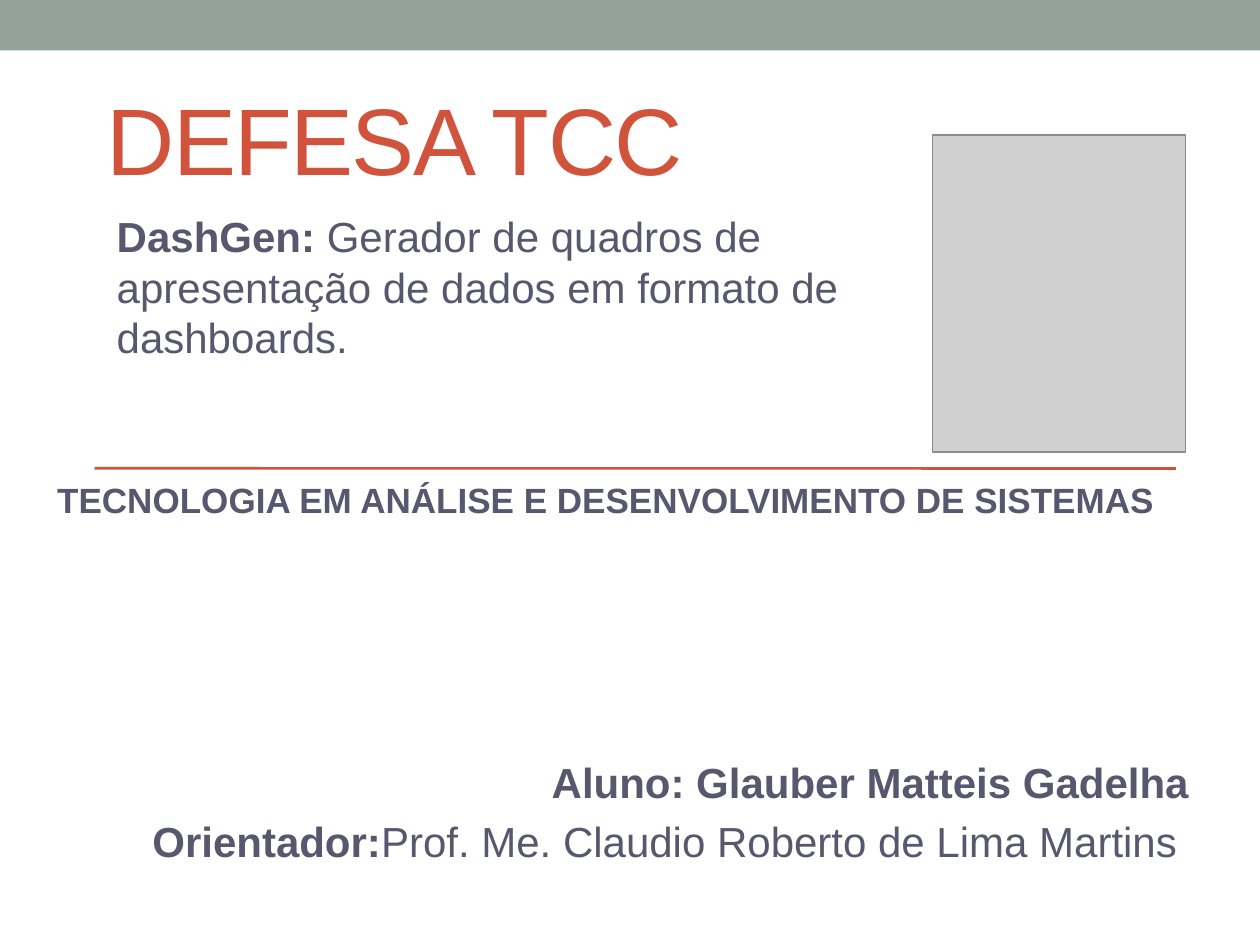
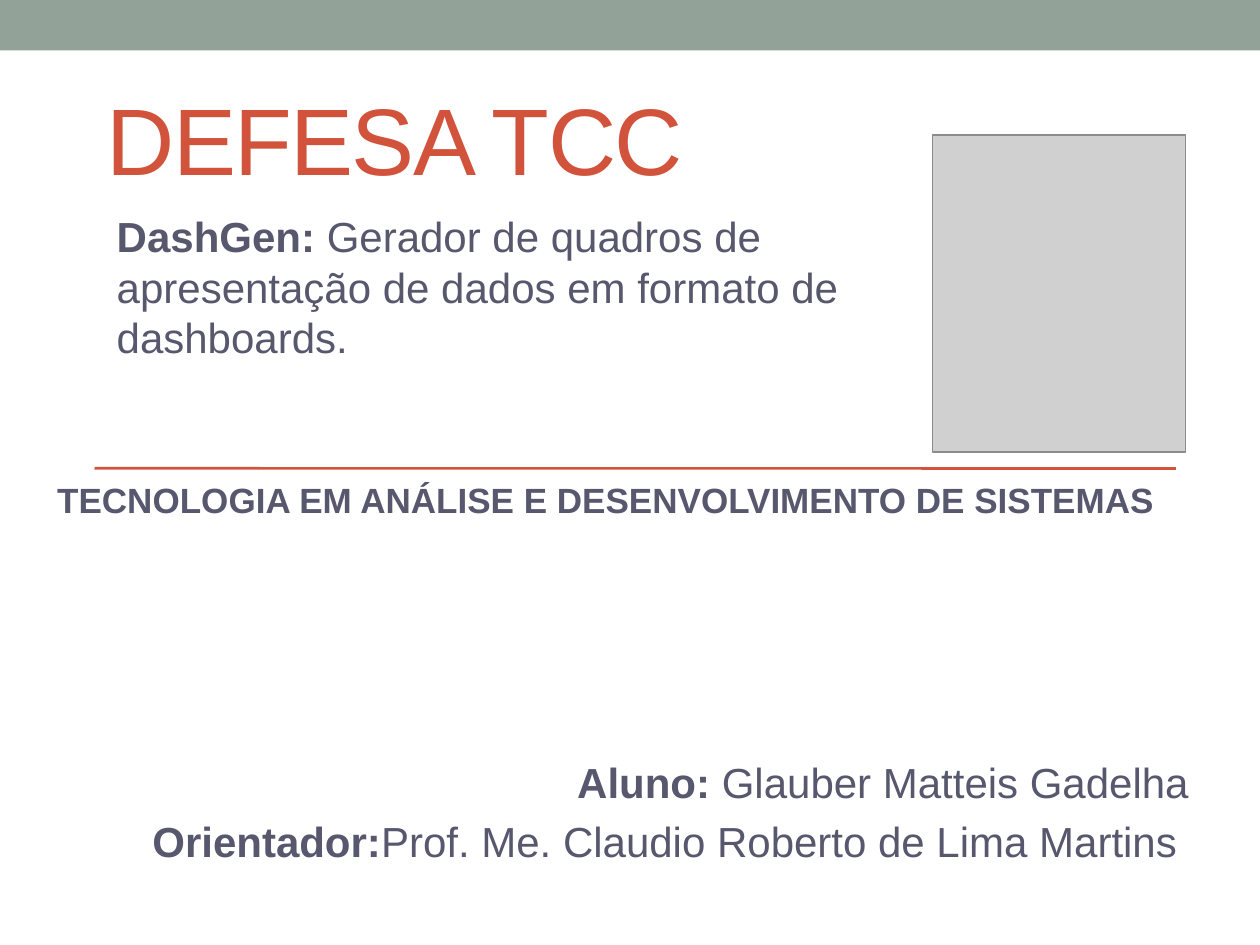
Before and after one commit to glaubergad/tccrepo, a slide deck: slide 1 of mono/Defesa TCC - DashGen - FINAL.pptx. Drawn at 1260x945 pixels with LibreOffice and Linux fonts; fonts in the diff are those of the drawing; grey boxes stand for pictures. Boxes give left, top, right and bottom in pixels: in the first picture for what was removed or moved away, otherwise in the second. Text is boxed around its words. In the diff, an @@ line names an element or a change of style, - is before the commit and + after.

```diff
--- a/mono/Defesa TCC - DashGen - FINAL.pptx
+++ b/mono/Defesa TCC - DashGen - FINAL.pptx
@@ text at bbox=[577, 767, 1189, 799]: bold off in "Glauber Matteis Gadelha" @@
```
Also in this commit, not shown: 8 other slides changed, 3 slides added, 5 slides removed, 3 other files.
